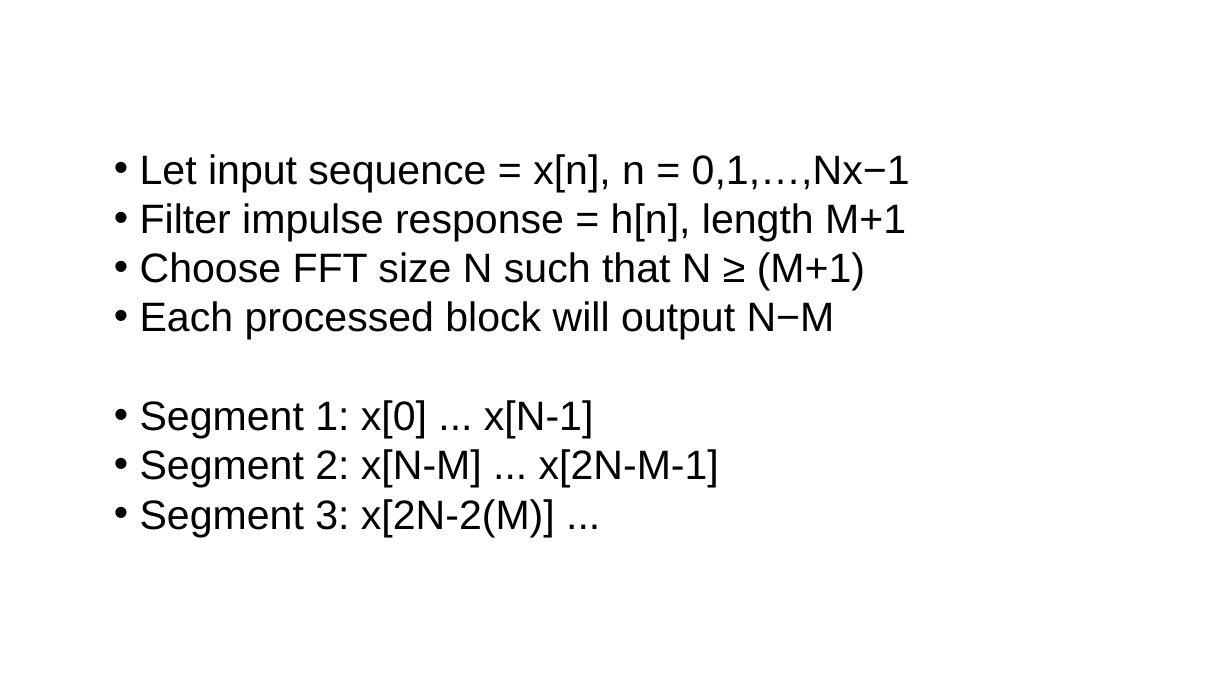
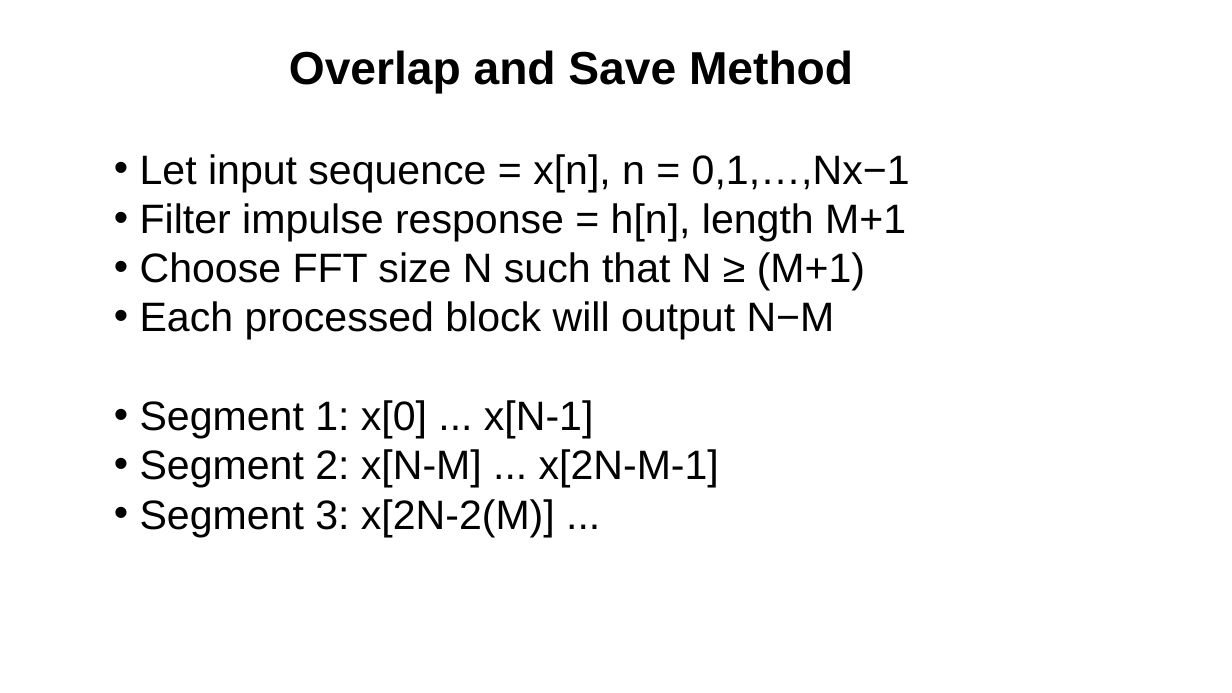
Before and after one commit to chbsaikiran/CBIT-DSP-SEMINAR-RELATED, a slide deck: slide 29 of Slides/From Theory to Code_ Fixed-Point FIR Filter Design and Speech Quality Evaluation.pptx. Drawn at 1232x693 pixels with LibreOffice and Linux fonts; fonts in the diff are those of the drawing. Boxes give left, top, right and bottom in pixels: in the first picture for what was removed or moved away, otherwise in the second. Text is boxed around its words. In the diff, an @@ line names an element or a change of style, - is before the commit and + after.

```diff
--- a/Slides/From Theory to Code_ Fixed-Point FIR Filter Design and Speech Quality Evaluation.pptx
+++ b/Slides/From Theory to Code_ Fixed-Point FIR Filter Design and Speech Quality Evaluation.pptx
@@ text added at bbox=[289, 50, 853, 93], 36 pt, text #000000, bold @@
+Overlap and Save Method
```
Also in this commit, not shown: 2 other slides changed, 1 slide added, 1 slide removed.
